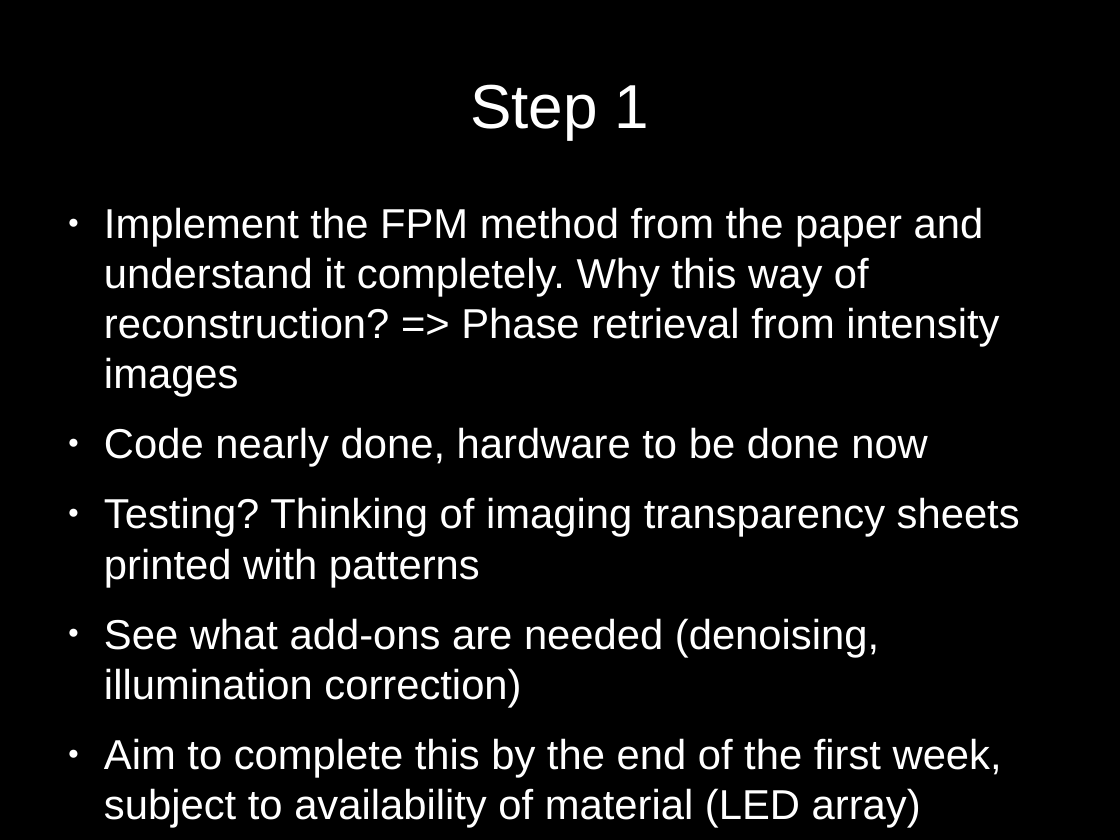
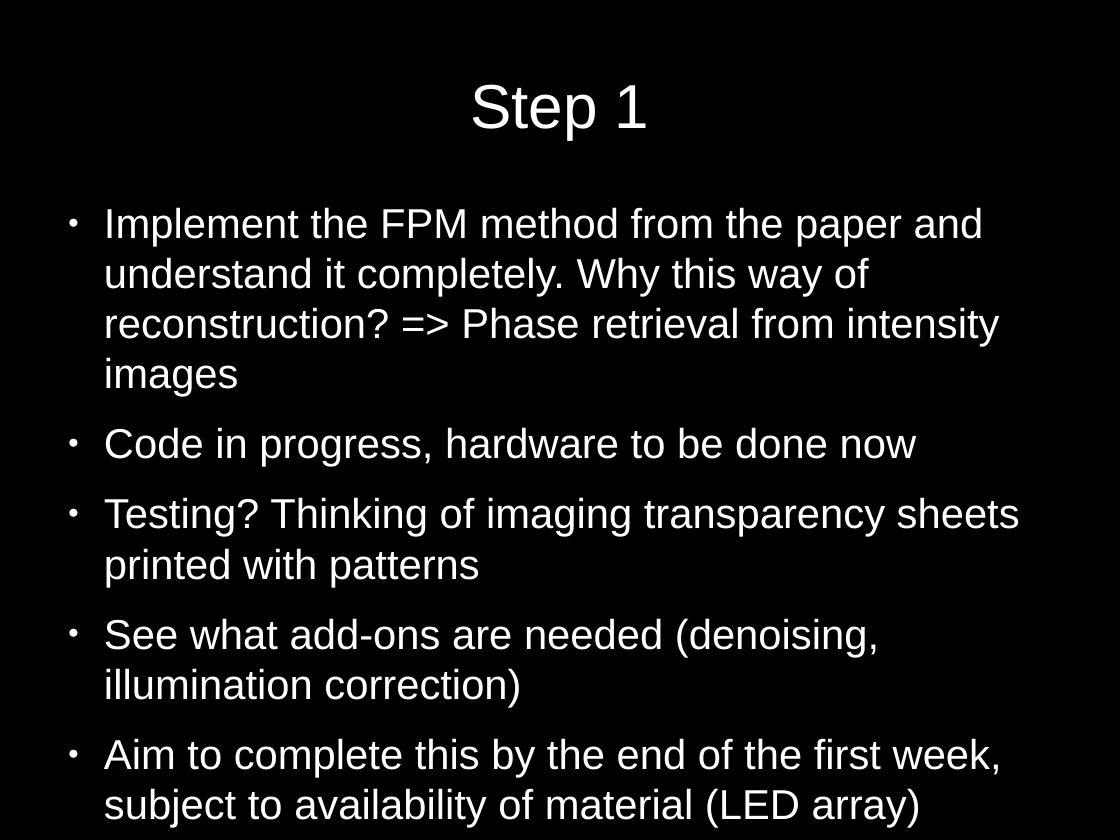
Before and after one commit to alankarkotwal/lvp-imaging, a slide deck: slide 4 of design/1 Approach.odp. Drawn at 1120x840 pixels with LibreOffice and Linux fonts; fonts in the diff are those of the drawing. Boxes give left, top, right and bottom in pixels: in the first picture for what was removed or moved away, otherwise in the second. Text is boxed around its words. In the diff, an @@ line names an element or a change of style, - is before the commit and + after.

```diff
--- a/design/1 Approach.odp
+++ b/design/1 Approach.odp
@@ text at (104,427,917,467): text changed @@
-● Code nearly done, hardware to be done now
+● Code in progress, hardware to be done now
```
Also in this commit, not shown: 2 other files.
